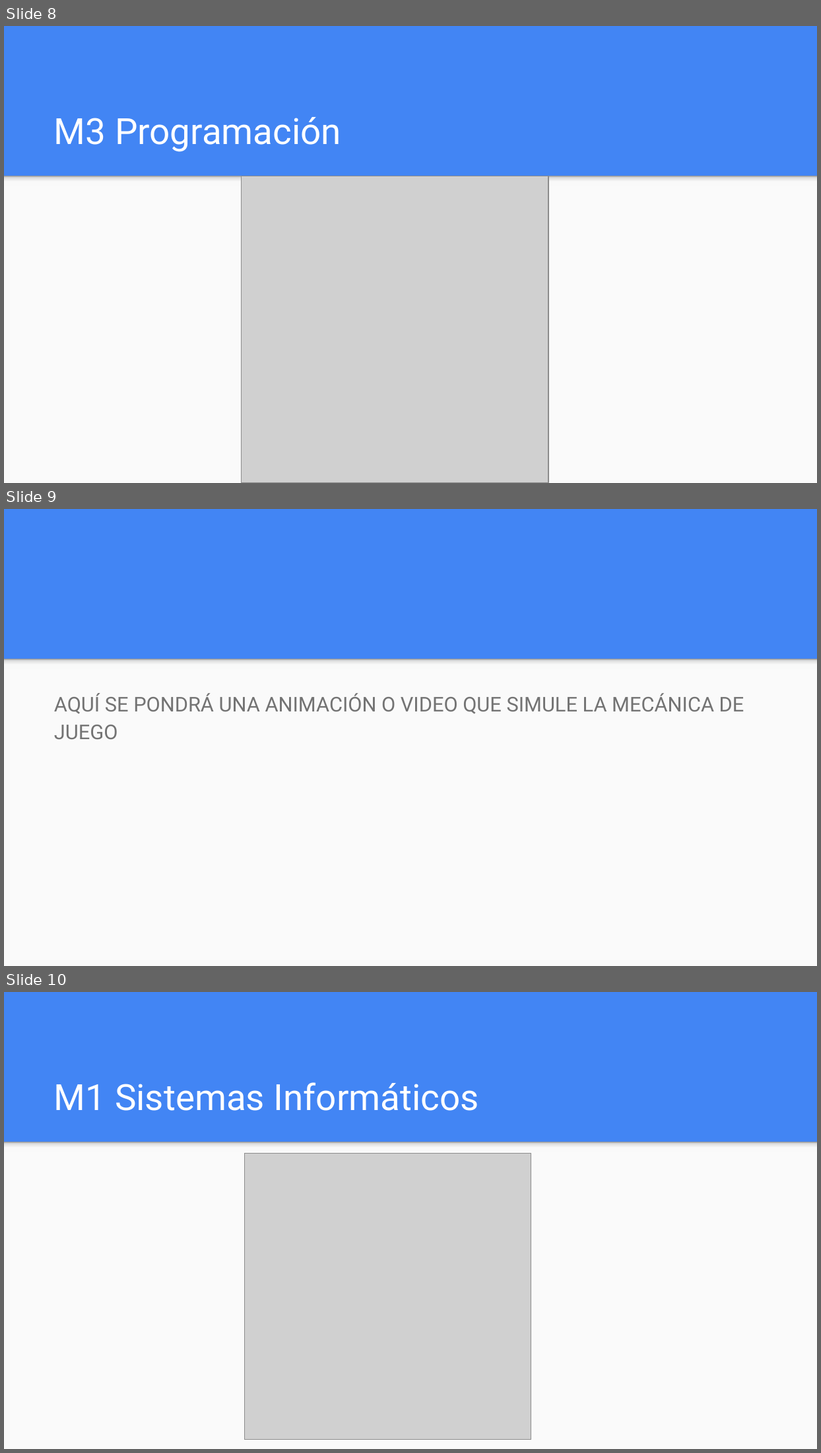
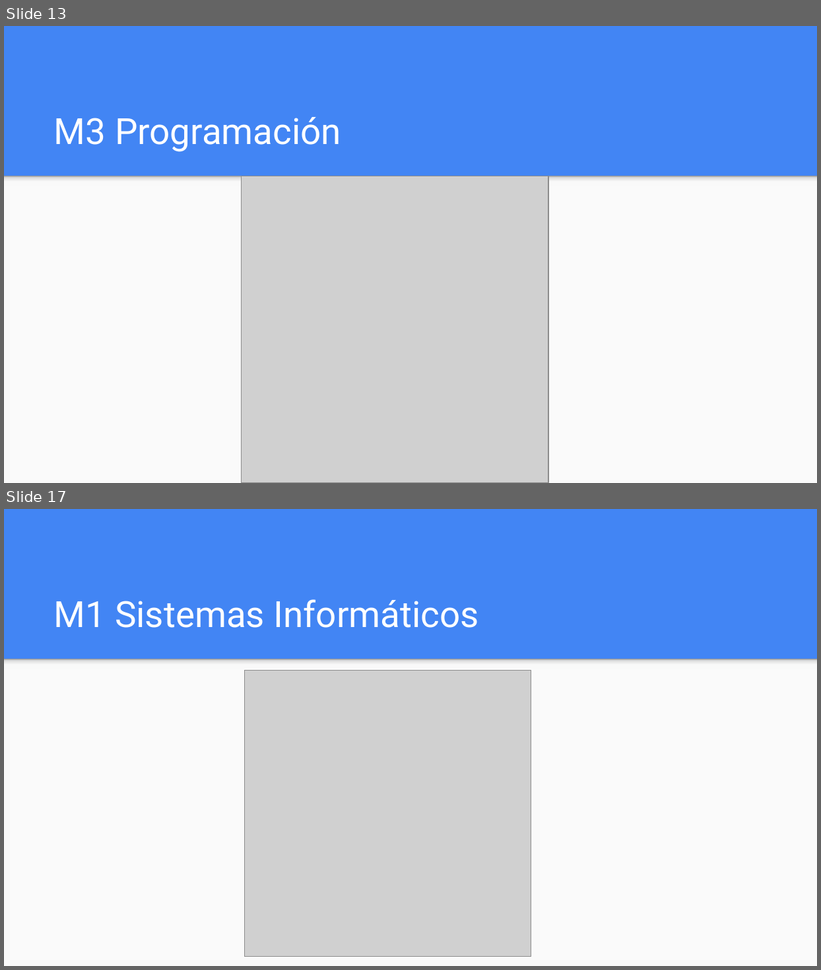
Before and after one commit to JGomezSimon/ProyectoBattle, a slide deck: m1/Presentación Proyecto.pptx. Shown one above the other, each under a label of ours: slides 8, 9 and 10 before the commit, slides 13 and 17 after it; the slides between them are not shown. The pictures are 821x1453 and 821x970 pixels, drawn with LibreOffice and Linux fonts; fonts in the diff are those of the drawing; grey boxes stand for pictures. Boxes give left, top, right and bottom in pixels: in the first picture for what was removed or moved away, otherwise in the second. Text is boxed around its words. In the diff, an @@ line names an element or a change of style, - is before the commit and + after.

```diff
--- a/m1/Presentación Proyecto.pptx
+++ b/m1/Presentación Proyecto.pptx
@@ slide 9 removed at [4, 509, 817, 966], background #4285F4; not listed: 2 template elements that a slide beside it also shows @@
@@ text removed at [54, 693, 745, 739] @@
-AQUÍ SE PONDRÁ UNA ANIMACIÓN O VIDEO QUE SIMULE LA MECÁNICA DE JUEGO
@@ what was slide 8 is now slide 13 @@
@@ what was slide 10 is now slide 17 @@
```
Also in this commit, not shown: 1 slide changed, 11 slides added, 3 other slides removed.
